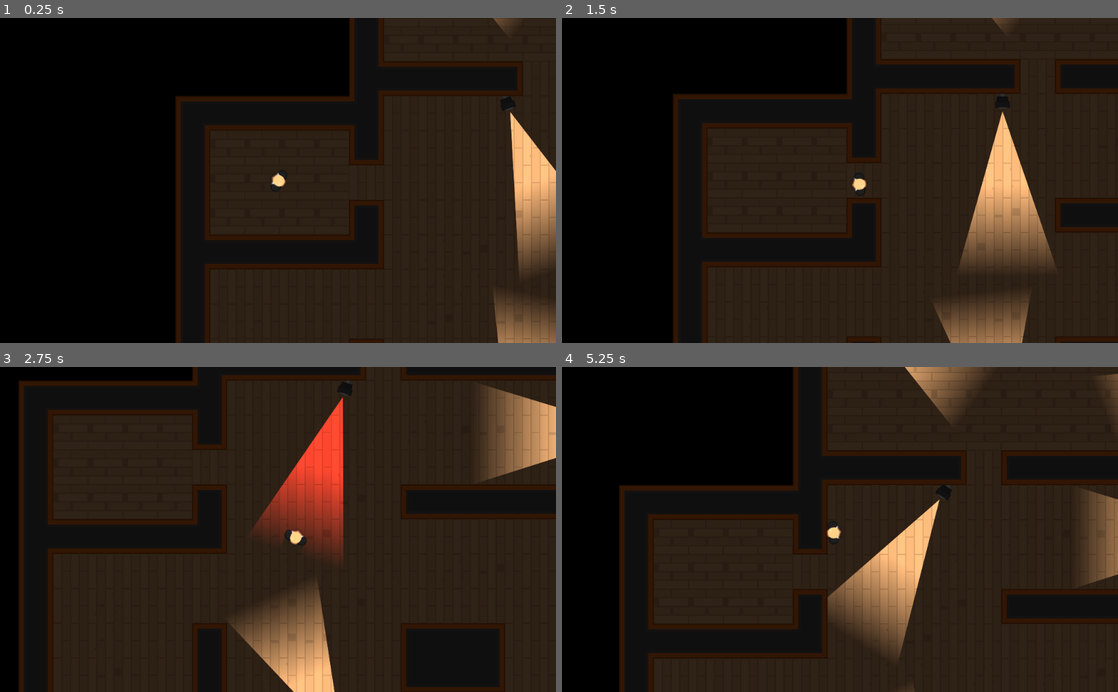
Above: before the commit, frames 1-4 (two rows, left to right).
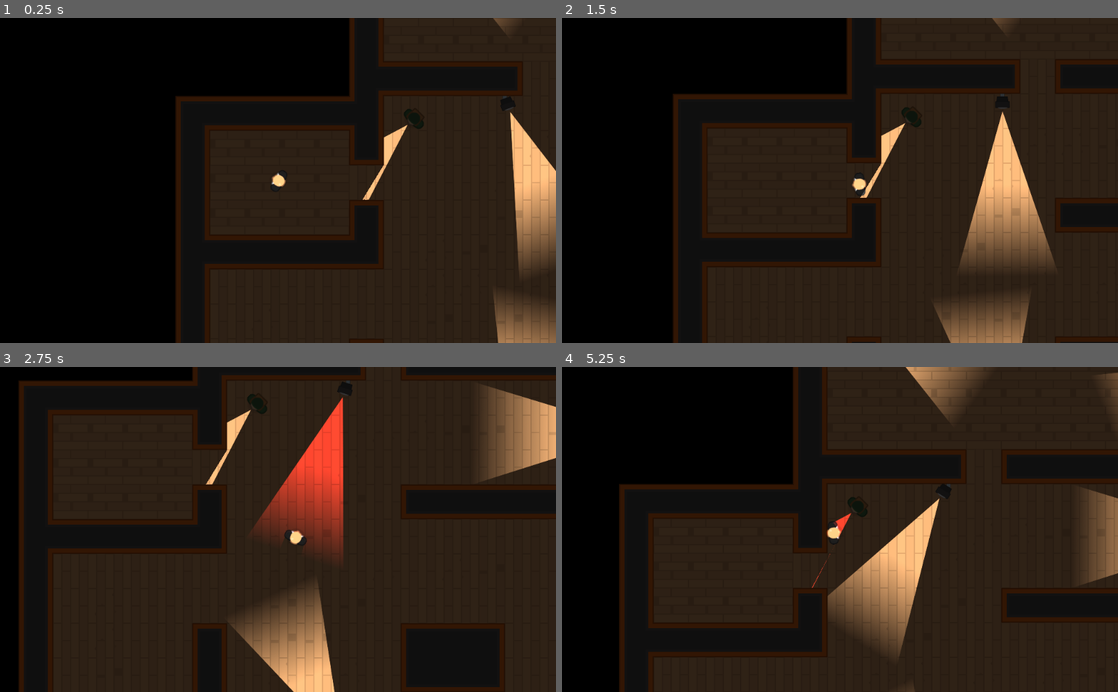
Above: after the commit, the same moments.

Repository: oboshape-godot/4-Heist-Meisters-3.2
Game: Godot game, scene res://Scenes/Levels/Level1.tscn
Same seed, same stepped clock (60 frames per second), same inputs: the game is played once before the commit and once after it.
Inputs (mouse positions are in pixels of both pictures, inside the frame that each line leads up to):
- Up to frame 1 (0.25 s): no input
- Up to frame 2 (1.5 s): move the mouse to (962, 164) at 0.52 s; hold D (move_right) 0.53-1.28 s; move the mouse to (728, 196) at 1.27 s; hold S (move_down) from 1.28 s (still down)
- Up to frame 3 (2.75 s): move the mouse to (333, 458) at 2.02 s; release S (move_down) at 2.03 s; hold D (move_right) from 2.03 s (still down)
- Up to frame 4 (5.25 s): move the mouse to (812, 594) at 2.77 s; release D (move_right) at 2.78 s; hold W (move_up) 2.78-3.53 s; move the mouse to (1006, 578) at 3.52 s; hold A (move_left) 3.53-5.03 s; move the mouse to (673, 480) at 4.27 s; move the mouse to (867, 529) at 5.02 s; hold S (move_down) from 5.03 s (still down)

The runs differ from the first frame. In frame 1, 0.4% of the frame differs, in the area x 65-77%, y 27-56%; in frame 2, 0.4%; in frame 3, 0.4%; in frame 4, 1.3%, in the area x 10-100%, y 0-89%.
Error after the commit: Invalid get index '0' (on base: 'PoolVector2Array'). (res://Scenes/Characters/NPCs/Guard.gd:23)

Commit message:
Add Simple Path - Navigation

Diff:
--- a/Scenes/Characters/NPCs/Guard.gd
+++ b/Scenes/Characters/NPCs/Guard.gd
@@ -1 +1,47 @@
 extends PlayerDetection
+
+onready var _navigation = get_tree().get_root().find_node("Navigation2D",true,false)
+onready var _destinations = get_node("../../Navigation2D/Destinations")
+
+var motion = Vector2()
+var possible_destinations = []
+var path : PoolVector2Array = []
+
+export var destination_threshold = 5
+export var walk_speed = .5
+
+func _ready():
+	randomize()
+	possible_destinations = _destinations.get_children()
+	make_path()
+
+func _physics_process(delta):
+	navigate()
+
+
+func navigate():
+	var distance_to_destination = position.distance_to(path[0])
+	if distance_to_destination > destination_threshold:
+		move()
+	else:
+		update_path()
+
+func move():
+	look_at(path[0])
+	motion = (path[0] - position).normalized() * MAX_SPEED * walk_speed
+	move_and_slide(motion)
+
+func update_path():
+	if path.size() == 1:
+		if $Timer.is_stopped():
+			$Timer.start()
+	else:
+		path.remove(0)
+
+
+func make_path():
+	var new_destination = possible_destinations[randi()%possible_destinations.size()-1]
+	path = _navigation.get_simple_path(position,new_destination.position, true)
+
+func _on_Timer_timeout():
+	make_path()
--- a/Scenes/Characters/NPCs/Guard.tscn
+++ b/Scenes/Characters/NPCs/Guard.tscn
@@ -6,6 +6,8 @@
 [ext_resource path="res://Scenes/Characters/NPCs/Guard.gd" type="Script" id=4]
 
 [node name="Guard" instance=ExtResource( 1 )]
+collision_layer = 4
+collision_mask = 3
 script = ExtResource( 4 )
 
 [node name="Sprite" parent="." index="0"]
@@ -14,3 +16,7 @@
 
 [node name="Torch" parent="." index="3" instance=ExtResource( 2 )]
 position = Vector2( 10.7419, 0 )
+
+[node name="Timer" type="Timer" parent="." index="4"]
+wait_time = 3.0
+[connection signal="timeout" from="Timer" to="." method="_on_Timer_timeout"]
--- a/Scenes/Levels/Level1.tscn
+++ b/Scenes/Levels/Level1.tscn
@@ -6,8 +6,55 @@
 
 [node name="Level1" instance=ExtResource( 1 )]
 
-[node name="Tilemap" parent="." index="0"]
+[node name="Tilemap" parent="Navigation2D" index="0"]
 tile_data = PoolIntArray( -458747, 1, 0, -458746, 1, 2, -458745, 1, 2, -458744, 1, 2, -458743, 1, 2, -458742, 1, 2, -45 …(10112 unchanged characters)…
+
+[node name="Destinations" type="Node" parent="Navigation2D" index="1"]
+
+[node name="Destination" type="Position2D" parent="Navigation2D/Destinations" index="0"]
+position = Vector2( 128.498, 376.038 )
+
+[node name="Destination2" type="Position2D" parent="Navigation2D/Destinations" index="1"]
+position = Vector2( 919.001, 325.688 )
+
+[node name="Destination3" type="Position2D" parent="Navigation2D/Destinations" index="2"]
+position = Vector2( 125.981, 824.158 )
+
+[node name="Destination4" type="Position2D" parent="Navigation2D/Destinations" index="3"]
+position = Vector2( 705.011, 1151.44 )
+
+[node name="Destination5" type="Position2D" parent="Navigation2D/Destinations" index="4"]
+position = Vector2( 1140.54, 1146.4 )
+
+[node name="Destination6" type="Position2D" parent="Navigation2D/Destinations" index="5"]
+position = Vector2( 984.456, 305.548 )
+
+[node name="Destination7" type="Position2D" parent="Navigation2D/Destinations" index="6"]
+position = Vector2( 765.432, 663.036 )
+
+[node name="Destination8" type="Position2D" parent="Navigation2D/Destinations" index="7"]
+position = Vector2( 1180.82, 212.399 )
+
+[node name="Destination9" type="Position2D" parent="Navigation2D/Destinations" index="8"]
+position = Vector2( 730.319, -317.606 )
+
+[node name="Destination10" type="Position2D" parent="Navigation2D/Destinations" index="9"]
+position = Vector2( 1151.67, -336.156 )
+
+[node name="Destination11" type="Position2D" parent="Navigation2D/Destinations" index="10"]
+position = Vector2( 1599.53, -304.355 )
+
+[node name="Destination12" type="Position2D" parent="Navigation2D/Destinations" index="11"]
+position = Vector2( 1347.77, 270.7 )
+
+[node name="Destination13" type="Position2D" parent="Navigation2D/Destinations" index="12"]
+position = Vector2( 1313.32, 448.251 )
+
+[node name="Destination14" type="Position2D" parent="Navigation2D/Destinations" index="13"]
+position = Vector2( 1604.83, 435.001 )
+
+[node name="Destination15" type="Position2D" parent="Navigation2D/Destinations" index="14"]
+position = Vector2( 1610.7, 1069.25 )
 
 [node name="SecurityCamera" parent="Cameras" index="0" instance=ExtResource( 2 )]
 position = Vector2( 609.355, 697.631 )
@@ -47,3 +94,7 @@
 [node name="Guard3" parent="Guards" index="2" instance=ExtResource( 3 )]
 position = Vector2( 737.738, 798.797 )
 rotation = -3.92699
+
+[node name="Guard4" parent="Guards" index="3" instance=ExtResource( 3 )]
+position = Vector2( 437.924, 44.6245 )
+rotation = -3.92699
--- a/Scenes/Levels/TemplateLevel.tscn
+++ b/Scenes/Levels/TemplateLevel.tscn
@@ -5,7 +5,9 @@
 
 [node name="TemplateLevel" type="Node2D"]
 
-[node name="Tilemap" type="TileMap" parent="."]
+[node name="Navigation2D" type="Navigation2D" parent="."]
+
+[node name="Tilemap" type="TileMap" parent="Navigation2D"]
 tile_set = ExtResource( 1 )
 collision_layer = 2
 collision_mask = 6
--- a/Tiles/Tileset.tres
+++ b/Tiles/Tileset.tres
@@ -292,6 +292,30 @@
 
 [sub_resource type="ConvexPolygonShape2D" id=97]
 points = PoolVector2Array( 0, 0, 64, 0, 64, 64, 0, 64 )
+
+[sub_resource type="NavigationPolygon" id=104]
+vertices = PoolVector2Array( 0, 0, 64, 0, 64, 64, 0, 64 )
+polygons = [ PoolIntArray( 0, 1, 2, 3 ) ]
+
+[sub_resource type="NavigationPolygon" id=99]
+vertices = PoolVector2Array( 0, 0, 64, 0, 64, 64, 0, 64 )
+polygons = [ PoolIntArray( 0, 1, 2, 3 ) ]
+
+[sub_resource type="NavigationPolygon" id=100]
+vertices = PoolVector2Array( 0, 0, 64, 0, 64, 64, 0, 64 )
+polygons = [ PoolIntArray( 0, 1, 2, 3 ) ]
+
+[sub_resource type="NavigationPolygon" id=101]
+vertices = PoolVector2Array( 0, 0, 64, 0, 64, 64, 0, 64 )
+polygons = [ PoolIntArray( 0, 1, 2, 3 ) ]
+
+[sub_resource type="NavigationPolygon" id=102]
+vertices = PoolVector2Array( 0, 0, 64, 0, 64, 64, 0, 64 )
+polygons = [ PoolIntArray( 0, 1, 2, 3 ) ]
+
+[sub_resource type="NavigationPolygon" id=103]
+vertices = PoolVector2Array( 0, 0, 64, 0, 64, 64, 0, 64 )
+polygons = [ PoolIntArray( 0, 1, 2, 3 ) ]
 
 [resource]
 1/name = "Walls"
@@ -630,7 +654,7 @@
 2/autotile/tile_size = Vector2( 64, 64 )
 2/autotile/spacing = 0
 2/autotile/occluder_map = [  ]
-2/autotile/navpoly_map = [  ]
+2/autotile/navpoly_map = [ Vector2( 0, 0 ), SubResource( 104 ), Vector2( 2, 0 ), SubResource( 99 ), Vector2( 4, 0 ), SubResource( 100 ) ]
 2/autotile/priority_map = [ Vector3( 0, 0, 2 ) ]
 2/autotile/z_index_map = [  ]
 2/occluder_offset = Vector2( 0, 0 )
@@ -653,7 +677,7 @@
 3/autotile/tile_size = Vector2( 64, 64 )
 3/autotile/spacing = 0
 3/autotile/occluder_map = [  ]
-3/autotile/navpoly_map = [  ]
+3/autotile/navpoly_map = [ Vector2( 1, 0 ), SubResource( 101 ), Vector2( 3, 0 ), SubResource( 102 ), Vector2( 5, 0 ), SubResource( 103 ) ]
 3/autotile/priority_map = [ Vector3( 1, 0, 2 ) ]
 3/autotile/z_index_map = [  ]
 3/occluder_offset = Vector2( 0, 0 )
Not shown: 1 places in Tiles/Tileset.tres that only renumber resources
